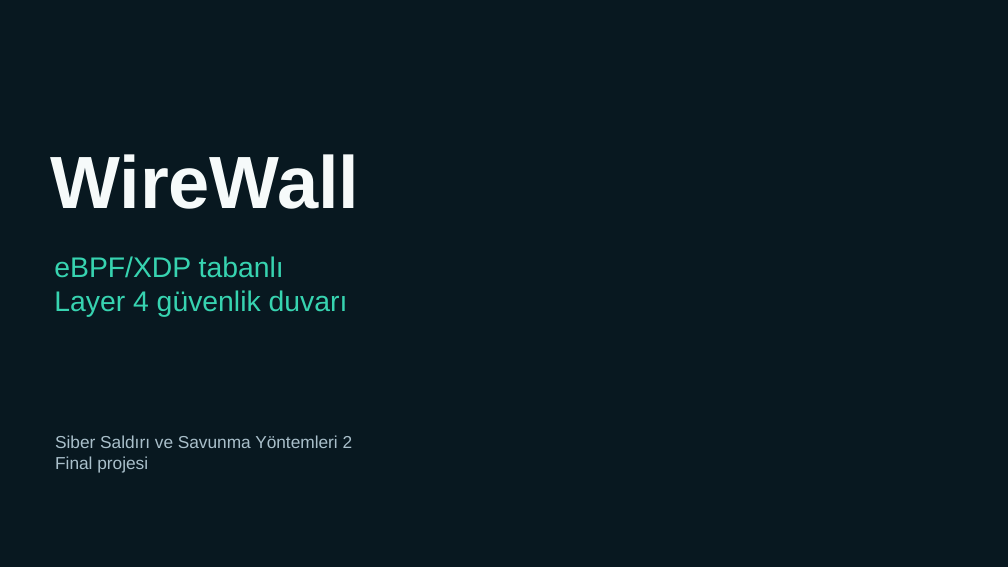
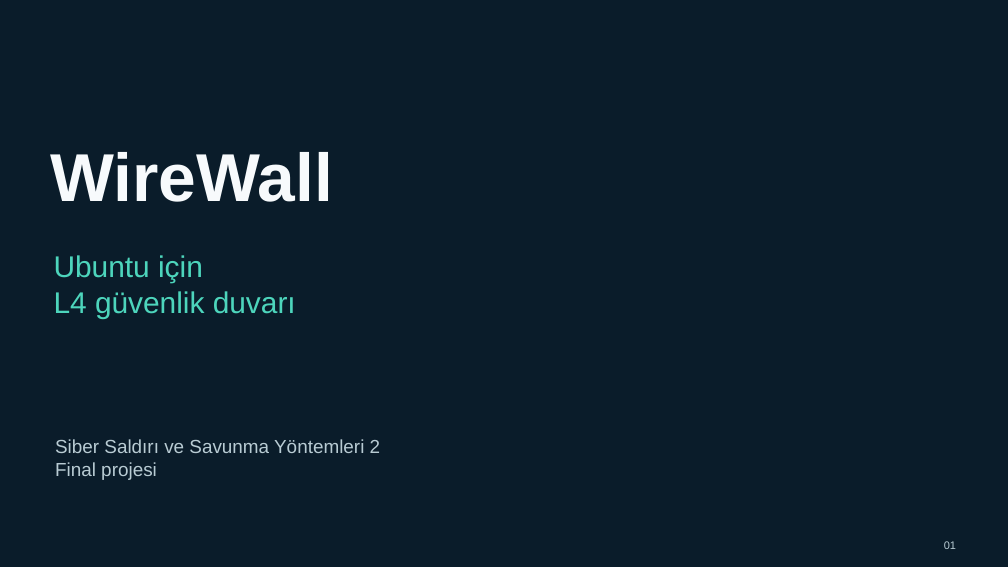
Before and after one commit to TheDarkGuardian/WireWall, a slide deck: slide 1 of docs/presentation/WireWall-Final.pptx. Drawn at 1008x567 pixels with LibreOffice and Linux fonts; fonts in the diff are those of the drawing; background and template pictures are left out. Boxes give left, top, right and bottom in pixels: in the first picture for what was removed or moved away, otherwise in the second. Text is boxed around its words. In the diff, an @@ line names an element or a change of style, - is before the commit and + after.

Commit message:
docs: sunumu ve proje raporunu Türkçe anlatım ve kaynakçayla yenile

```diff
--- a/docs/presentation/WireWall-Final.pptx
+++ b/docs/presentation/WireWall-Final.pptx
@@ text "WireWall" at [50,152,332,202]: size 70.5 to 64.5 pt, text colour #F6FAFA to #F7FAFC @@
@@ text at [54,255,296,319]: text changed; size 27 to 28.5 pt; text colour #37D3B0 to #4DD5BC @@
-eBPF/XDP tabanlı
-Layer 4 güvenlik duvarı
+Ubuntu için
+L4 güvenlik duvarı
@@ text "Siber Saldırı ve Savunma Yöntemleri ..." at [55,439,381,480]: size 16.5 to 18 pt, text colour #A9BFCA to #B8CBD3 @@
@@ text added at [944,541,956,549], 10.5 pt, text #B8CBD3 @@
+01
```
Also in this commit, not shown: 21 slides added, 15 slides removed, 6 other files.
